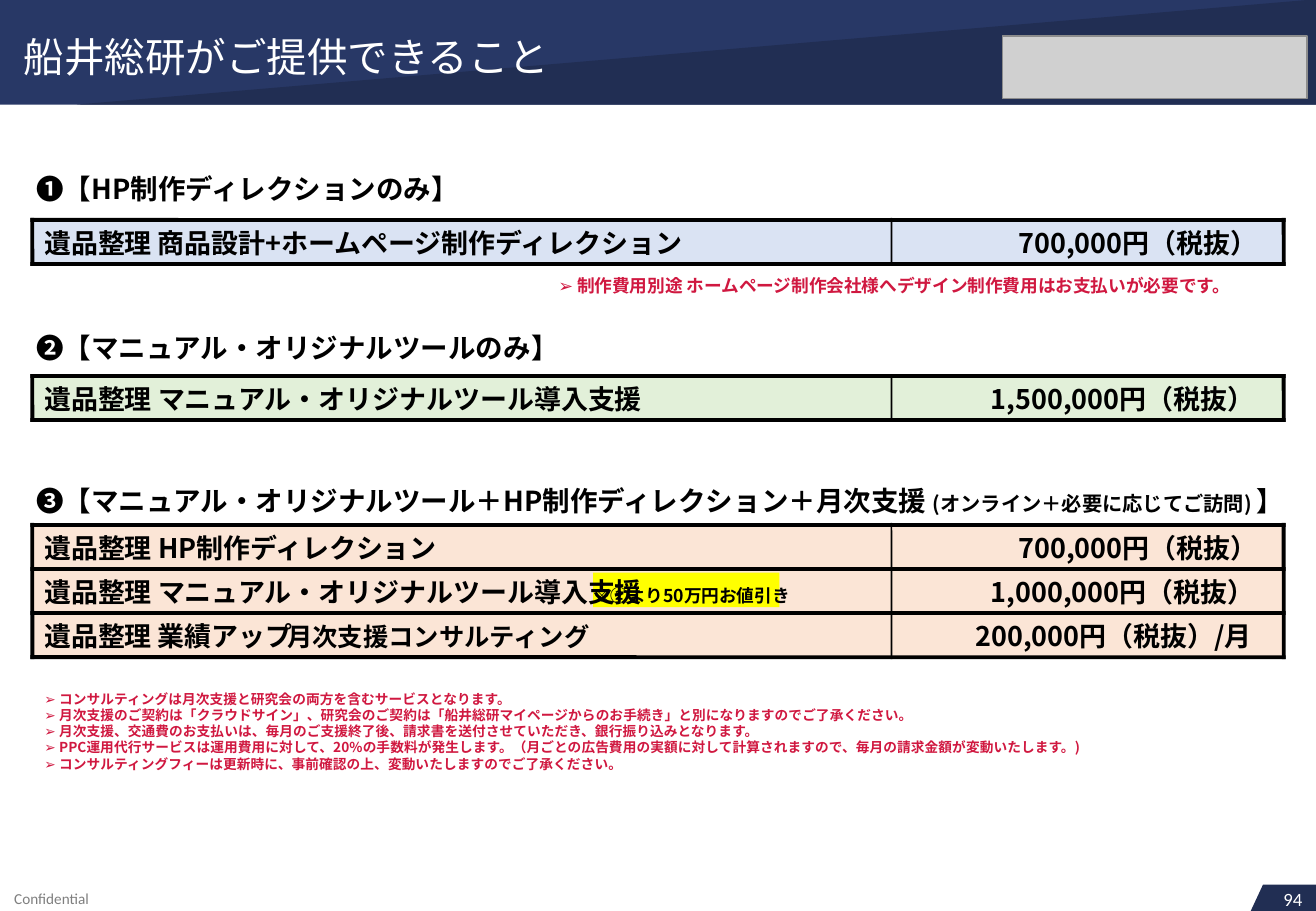
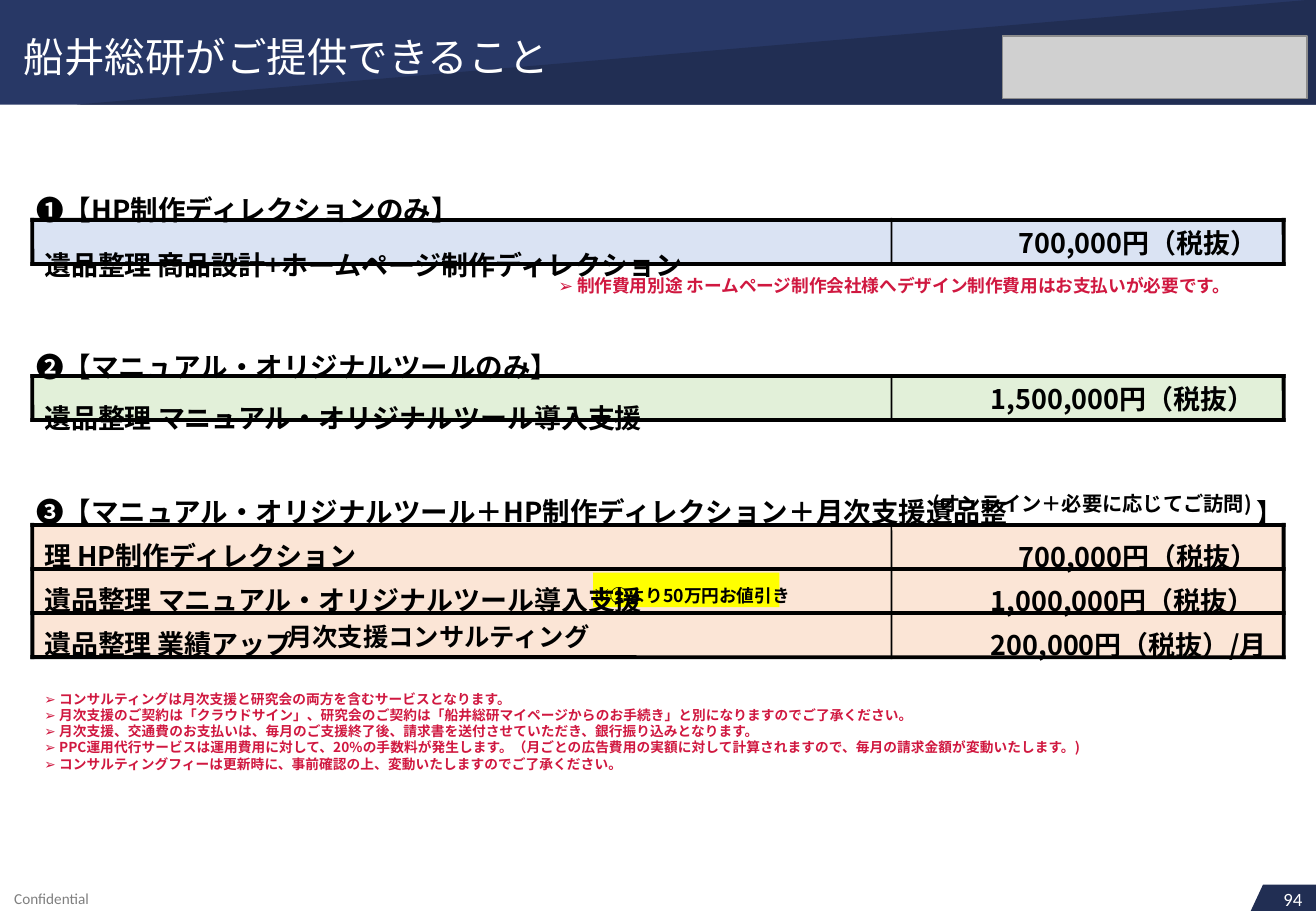
Before and after one commit to soshiro-iki-sys/-, a slide deck: slide 83 of proposals/REVIVAL_LINK様_ご提案書.pptx. Drawn at 1316x911 pixels with LibreOffice and Linux fonts; fonts in the diff are those of the drawing; grey boxes stand for pictures. Boxes give left, top, right and bottom in pixels: in the first picture for what was removed or moved away, otherwise in the second. Text is boxed around its words. In the diff, an @@ line names an element or a change of style, - is before the commit and + after.

```diff
--- a/proposals/REVIVAL_LINK様_ご提案書.pptx
+++ b/proposals/REVIVAL_LINK様_ご提案書.pptx
@@ text "➊【HP制作ディレクションのみ】": place and size @@
-text "➊【HP制作ディレクションのみ】" at box(44, 229, 682, 256)
+text "➊【HP制作ディレクションのみ】" at box(36, 196, 682, 282)
@@ text removed at box(36, 175, 459, 202) @@
-➊【HP制作ディレクションのみ】
@@ text at box(36, 196, 459, 223): paragraph added @@
+➊【HP制作ディレクションのみ】
@@ text at box(44, 251, 682, 282): indent changed; line spacing 1 to 32pt @@
@@ text at box(36, 353, 558, 380): line spacing 1 to 30.6pt @@
@@ text removed at box(44, 386, 642, 412) @@
-遺品整理 マニュアル・オリジナルツール導入支援
@@ text at box(44, 405, 642, 435): paragraph added @@
+遺品整理 マニュアル・オリジナルツール導入支援
@@ text at box(36, 495, 1007, 662): text changed; size 16.3 to 16 pt @@
-➌【マニュアル・オリジナルツール＋HP制作ディレクション＋月次支援
+➌【マニュアル・オリジナルツール＋HP制作ディレクション＋月次支援遺品整理 HP制作ディレクション
+遺品整理 マニュアル・オリジナルツール導入支援
+遺品整理 業績アップ
@@ text "】": place and size @@
-text "】" at box(991, 579, 1254, 608)
+text "】" at box(991, 500, 1284, 662)
@@ text at box(1019, 500, 1284, 573): paragraphs added @@
+】
+700,000円（税抜）
@@ text removed at box(1257, 488, 1284, 514) @@
-】
@@ text removed at box(44, 534, 437, 561) @@
-遺品整理 HP制作ディレクション
@@ text removed at box(1019, 535, 1258, 564) @@
-700,000円（税抜）
@@ text removed at box(44, 574, 642, 607) @@
-遺品整理 マニュアル・オリジナルツール導入支援
@@ text at box(991, 588, 1254, 617): indent changed; line spacing 1 to 26.2pt @@
@@ text removed at box(44, 623, 293, 649) @@
-遺品整理 業績アップ
@@ text removed at box(975, 623, 1251, 652) @@
-200,000円（税抜）/月
@@ text at box(991, 632, 1267, 662): paragraph added @@
+200,000円（税抜）/月
@@ text at box(59, 708, 1080, 771): paragraphs added @@
+➢ 月次支援のご契約は「クラウドサイン」、研究会のご契約は「船井総研マイページからのお手続き」と別になりますのでご了承ください。
+➢ 月次支援、交通費のお支払いは、毎月のご支援終了後、請求書を送付させていただき、銀行振り込みとなります。
+➢ PPC運用代行サービスは運用費用に対して、20%の手数料が発生します。（月ごとの広告費用の実額に対して計算されますので、毎月の請求金額が変動いたします。)
+➢ コンサルティングフィーは更新時に、事前確認の上、変動いたしますのでご了承ください。
@@ text removed at box(59, 724, 758, 741) @@
-➢ 月次支援、交通費のお支払いは、毎月のご支援終了後、請求書を送付させていただき、銀行振り込みとなります。
```
Also in this commit, not shown: 56 other slides changed, 2 other files.
